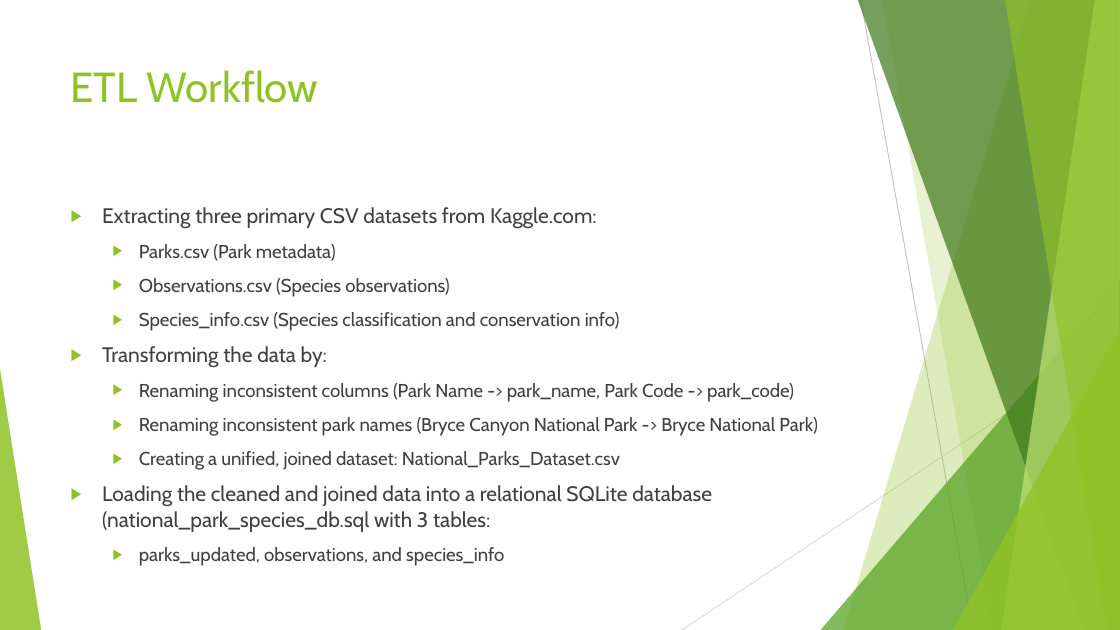
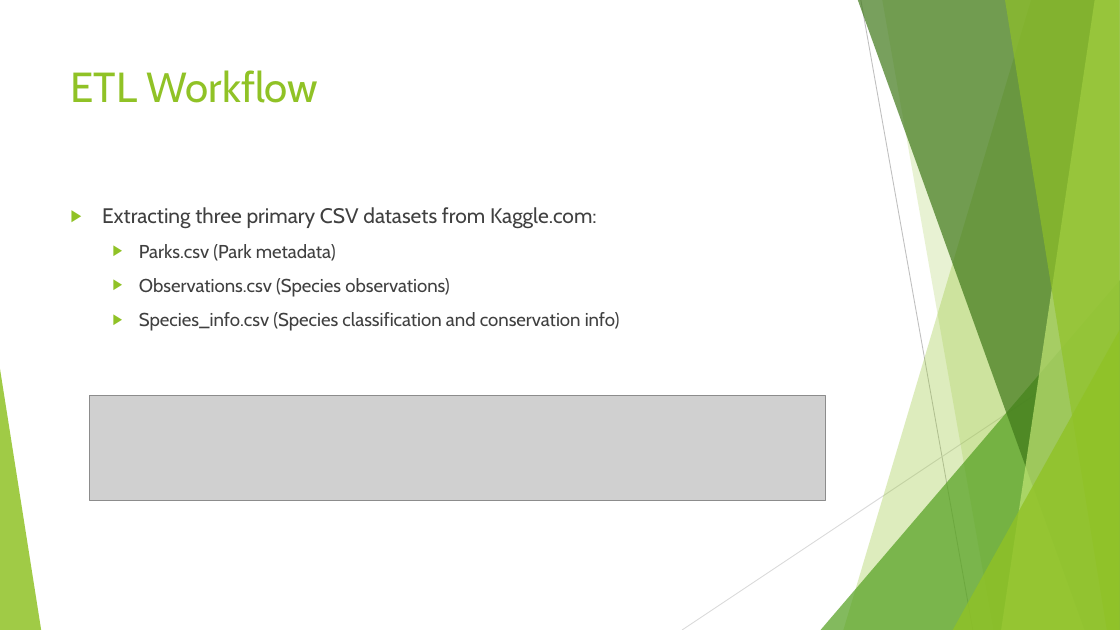
Before and after one commit to mrbowman86/data-engineering-project, a slide deck: slide 6 of National_Parks_PowerPoint.pptx. Drawn at 1120x630 pixels with LibreOffice and Linux fonts; fonts in the diff are those of the drawing; grey boxes stand for pictures. Boxes give left, top, right and bottom in pixels: in the first picture for what was removed or moved away, otherwise in the second. Text is boxed around its words. In the diff, an @@ line names an element or a change of style, - is before the commit and + after.

Commit message:
final updates

```diff
--- a/National_Parks_PowerPoint.pptx
+++ b/National_Parks_PowerPoint.pptx
@@ text at (x1=102, y1=346, x2=817, y2=566): paragraphs removed @@
-▶ Transforming the data by:
-  ▶ Renaming inconsistent columns (Park Name -> park_name, Park Code -> park_code)
-  ▶ Renaming inconsistent park names (Bryce Canyon National Park -> Bryce National Park)
-  ▶ Creating a unified, joined dataset: National_Parks_Dataset.csv
-▶ Loading the cleaned and joined data into a relational SQLite database (national_park_species_db.sql with 3 tables:
-  ▶ parks_updated, observations, and species_info
@@ picture added at (x1=89, y1=395, x2=825, y2=500) @@
```
Also in this commit, not shown: 3 other slides changed, 8 slides added.
